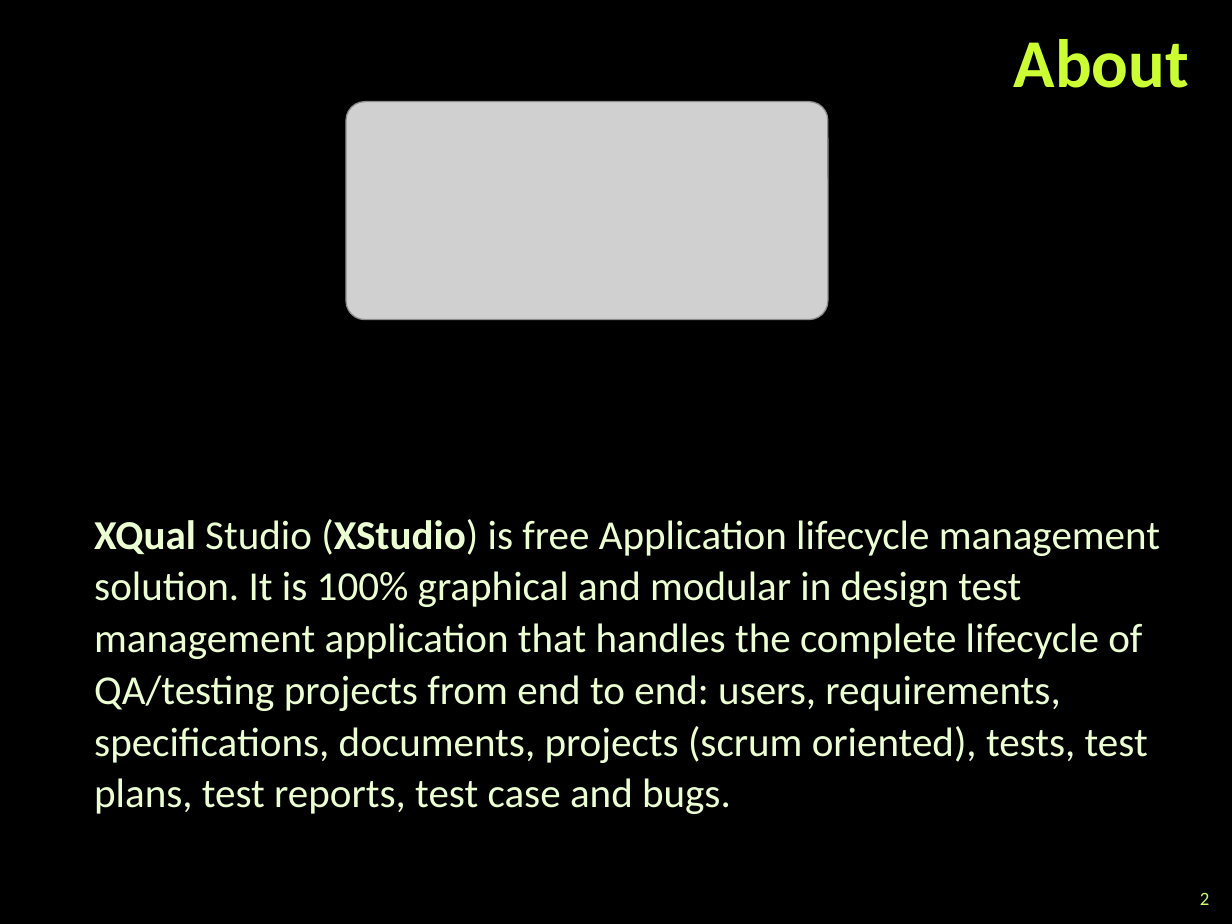
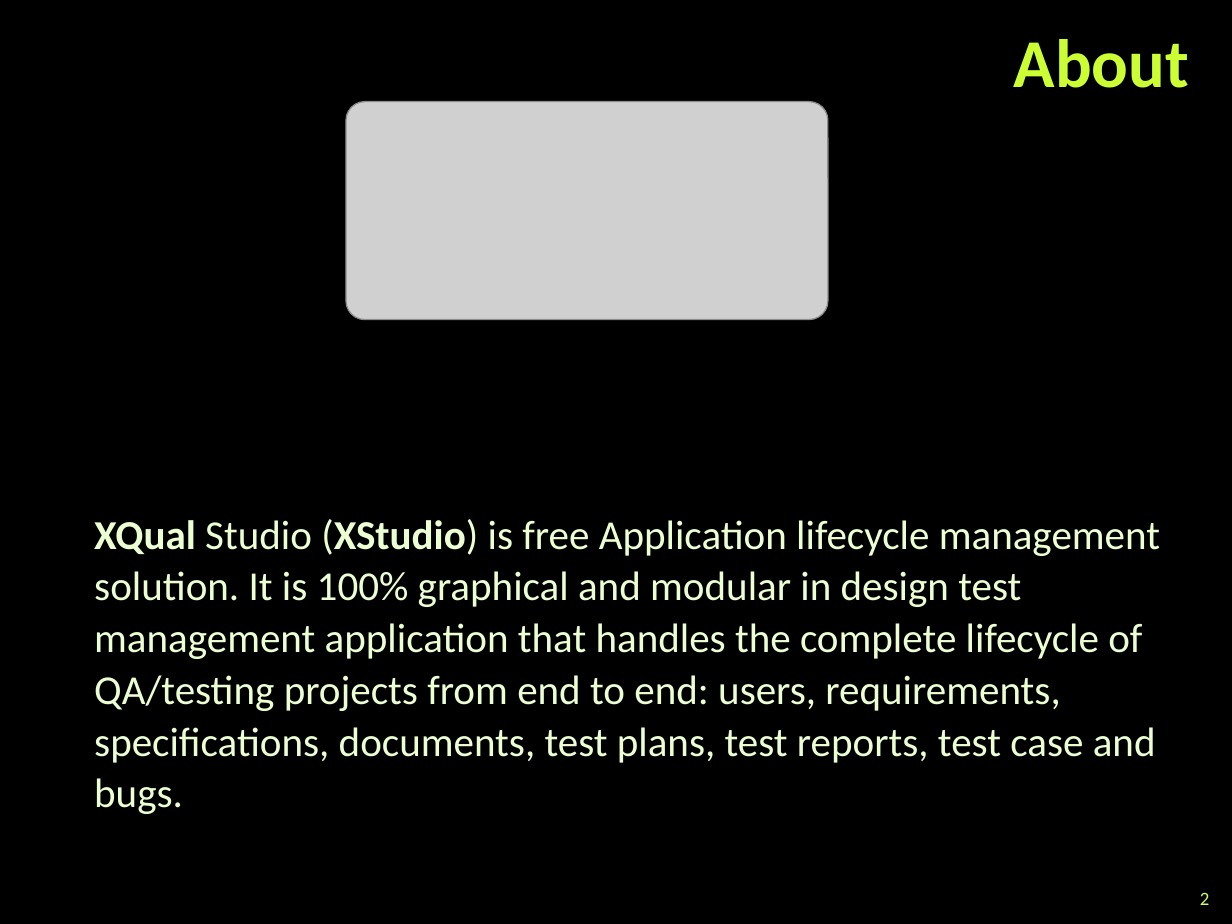
Before and after one commit to eandmir/TeamStarofSierraLeone, a slide deck: slide 2 of XStudio Test management tool.pptx. Drawn at 1232x924 pixels with LibreOffice and Linux fonts; fonts in the diff are those of the drawing; grey boxes stand for pictures; background and template pictures are left out. Boxes give left, top, right and bottom in pixels: in the first picture for what was removed or moved away, otherwise in the second. Text is boxed around its words. In the diff, an @@ line names an element or a change of style, - is before the commit and + after.

Commit message:
XStudio presentation fin

```diff
--- a/XStudio Test management tool.pptx
+++ b/XStudio Test management tool.pptx
@@ text at (94, 519, 1160, 814): text changed @@
-XQual Studio (XStudio) is free Application lifecycle management solution. It is 100% graphical and modular in design test management application that handles the complete lifecycle of QA/testing projects from end to end: users, requirements, specifications, documents, projects (scrum oriented), tests, test plans, test reports, test case and bugs.
+XQual Studio (XStudio) is free Application lifecycle management solution. It is 100% graphical and modular in design test management application that handles the complete lifecycle of QA/testing projects from end to end: users, requirements, specifications, documents, test plans, test reports, test case and bugs.
```
Also in this commit, not shown: 1 other slide changed.
